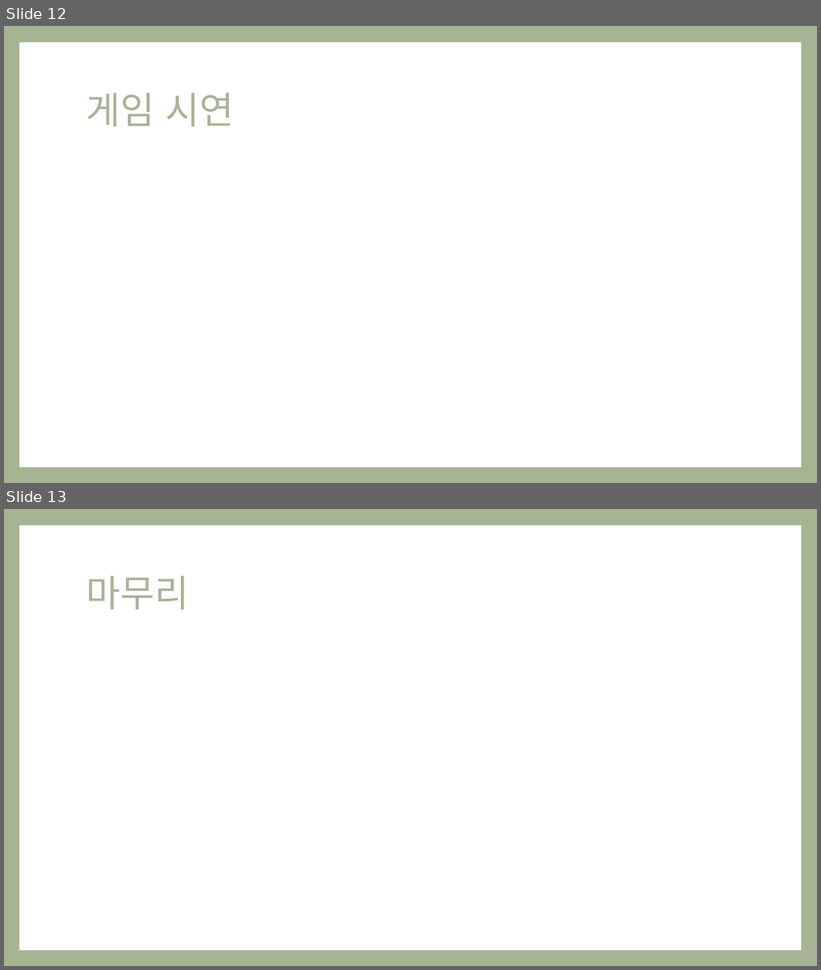
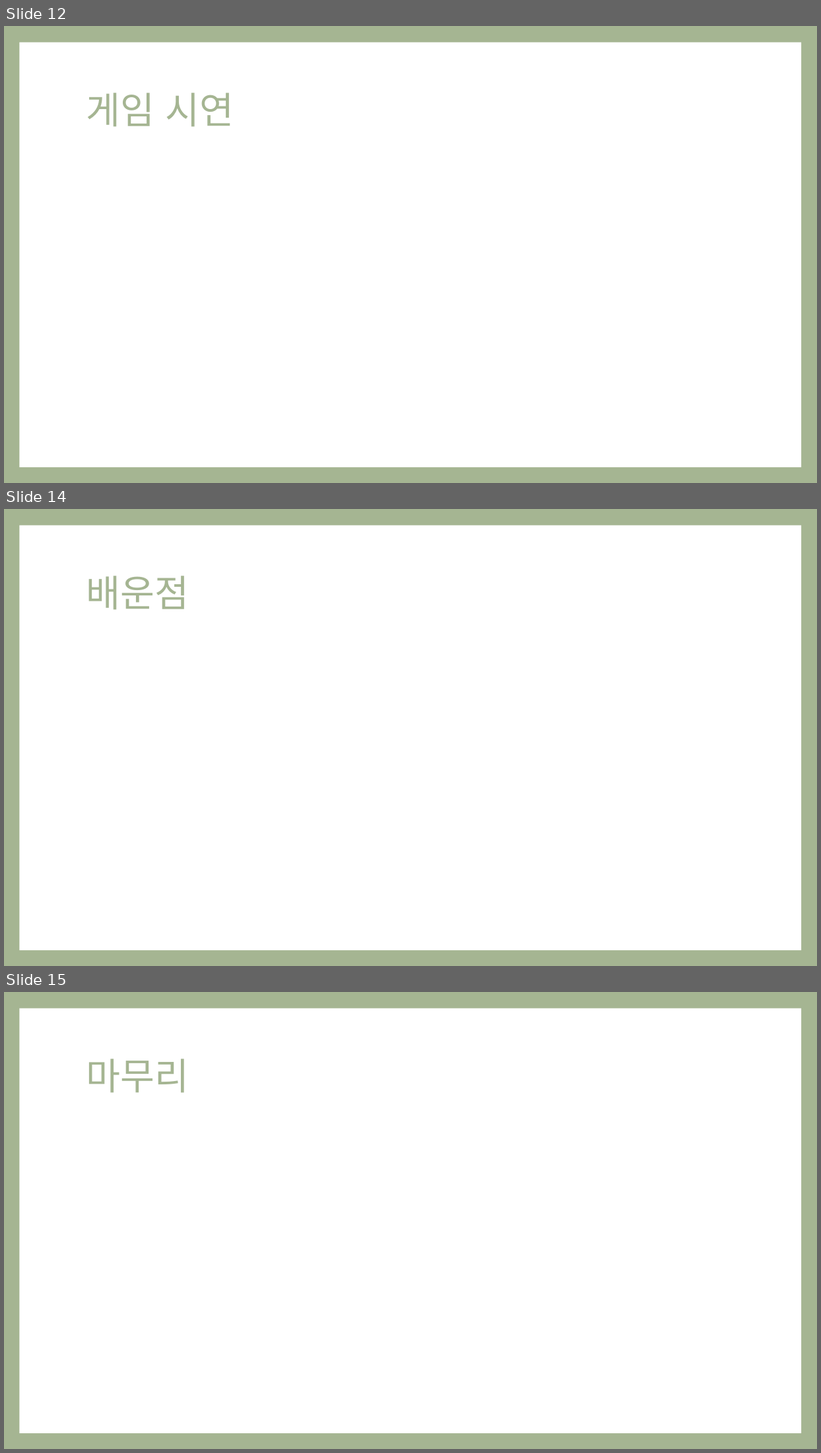
Before and after one commit to Ozzangeo/ConsoleEngine, a slide deck: 1410_오지훈_플밍_Project_발표자료.pptx. Shown one above the other, each under a label of ours: slides 12 and 13 before the commit, slides 12, 14 and 15 after it; the slides between them are not shown. The pictures are 821x970 and 821x1453 pixels, drawn with LibreOffice and Linux fonts; fonts in the diff are those of the drawing. Boxes give left, top, right and bottom in pixels: in the first picture for what was removed or moved away, otherwise in the second. Text is boxed around its words. In the diff, an @@ line names an element or a change of style, - is before the commit and + after.

```diff
--- a/1410_오지훈_플밍_Project_발표자료.pptx
+++ b/1410_오지훈_플밍_Project_발표자료.pptx
@@ slide 14 added at (4, 509, 817, 966), background #A5B592; not listed: 1 template element that a slide beside it also shows @@
@@ title added at (86, 576, 189, 610), 44 pt, text #A5B592 @@
+배운점
@@ what was slide 13 is now slide 15 @@
```
Also in this commit, not shown: 1 slide changed, 1 other slide added, 24 other files.
